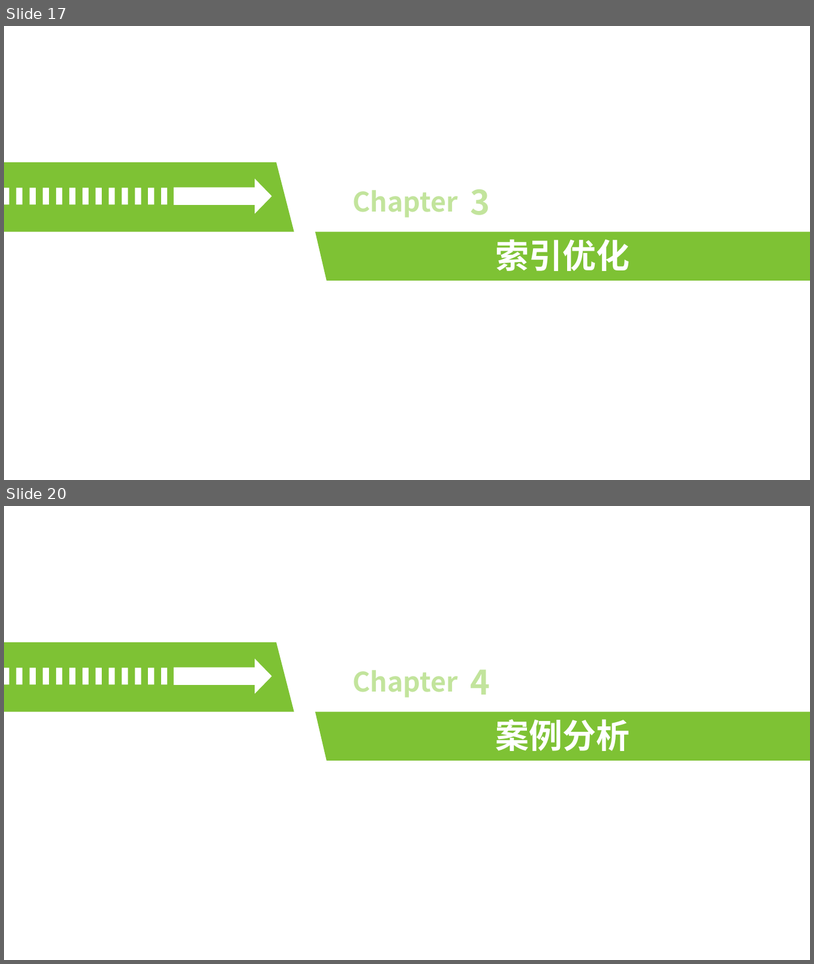
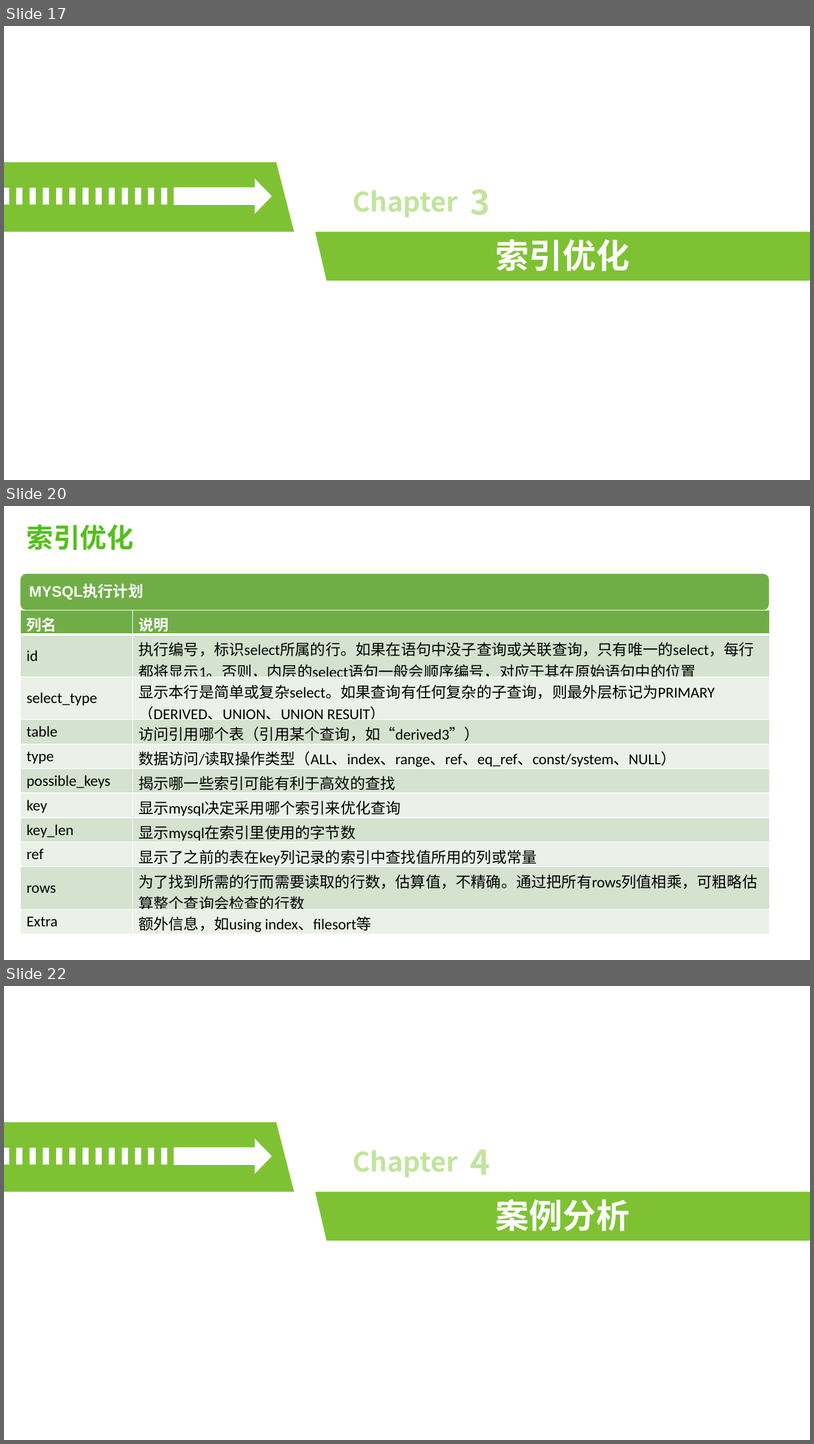
Before and after one commit to robertchengzy/kata, a slide deck: mysql-index.pptx. Shown one above the other, each under a label of ours: slides 17 and 20 before the commit, slides 17, 20 and 22 after it; the slides between them are not shown. The pictures are 814x964 and 814x1444 pixels, drawn with LibreOffice and Linux fonts; fonts in the diff are those of the drawing. Boxes give left, top, right and bottom in pixels: in the first picture for what was removed or moved away, otherwise in the second. Text is boxed around its words. In the diff, an @@ line names an element or a change of style, - is before the commit and + after.

```diff
--- a/mysql-index.pptx
+++ b/mysql-index.pptx
@@ slide 20 added at <box>4,506,810,960</box>, background #FFFFFF @@
@@ text added at <box>26,525,134,550</box>, 32 pt, text #52C018, bold @@
+索引优化
@@ rounded rectangle added at <box>20,574,769,610</box>, fill #70AD47 @@
@@ text added at <box>29,584,143,600</box>, 18 pt, text #FFFFFF, bold @@
+MYSQL执行计划
@@ table added at <box>20,610,770,934</box>, 11 rows, 2 columns @@
+列名 | 说明
+id | 执行编号，标识select所属的行。如果在语句中没子查询或关联查询，只有唯一的select，每行都将显示1。否则，内层的select语句一般会顺序编号，对应于其在原始语句中的位置
+select_type | 显示本行是简单或复杂select。如果查询有任何复杂的子查询，则最外层标记为PRIMARY（DERIVED、UNION、UNION RESUlT）
+table | 访问引用哪个表（引用某个查询，如“derived3”）
+type | 数据访问/读取操作类型（ALL、index、range、ref、eq_ref、const/system、NULL）
+possible_keys | 揭示哪一些索引可能有利于高效的查找
+key | 显示mysql决定采用哪个索引来优化查询
+key_len | 显示mysql在索引里使用的字节数
+ref | 显示了之前的表在key列记录的索引中查找值所用的列或常量
+rows | 为了找到所需的行而需要读取的行数，估算值，不精确。通过把所有rows列值相乘，可粗略估算整个查询会检查的行数
+Extra | 额外信息，如using index、filesort等
@@ what was slide 20 is now slide 22 @@
```
Also in this commit, not shown: 7 slides changed, 1 other slide added.
